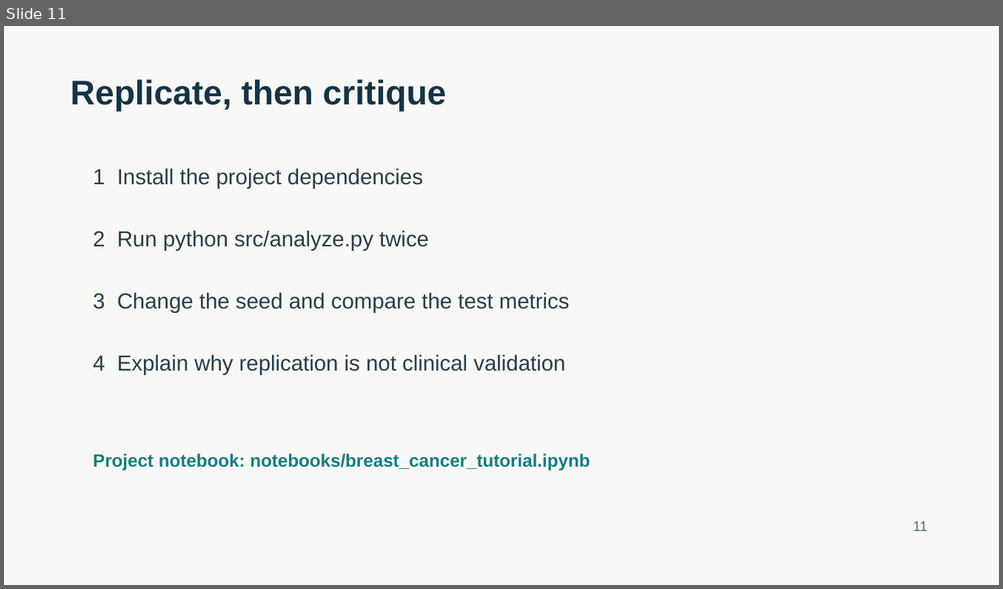
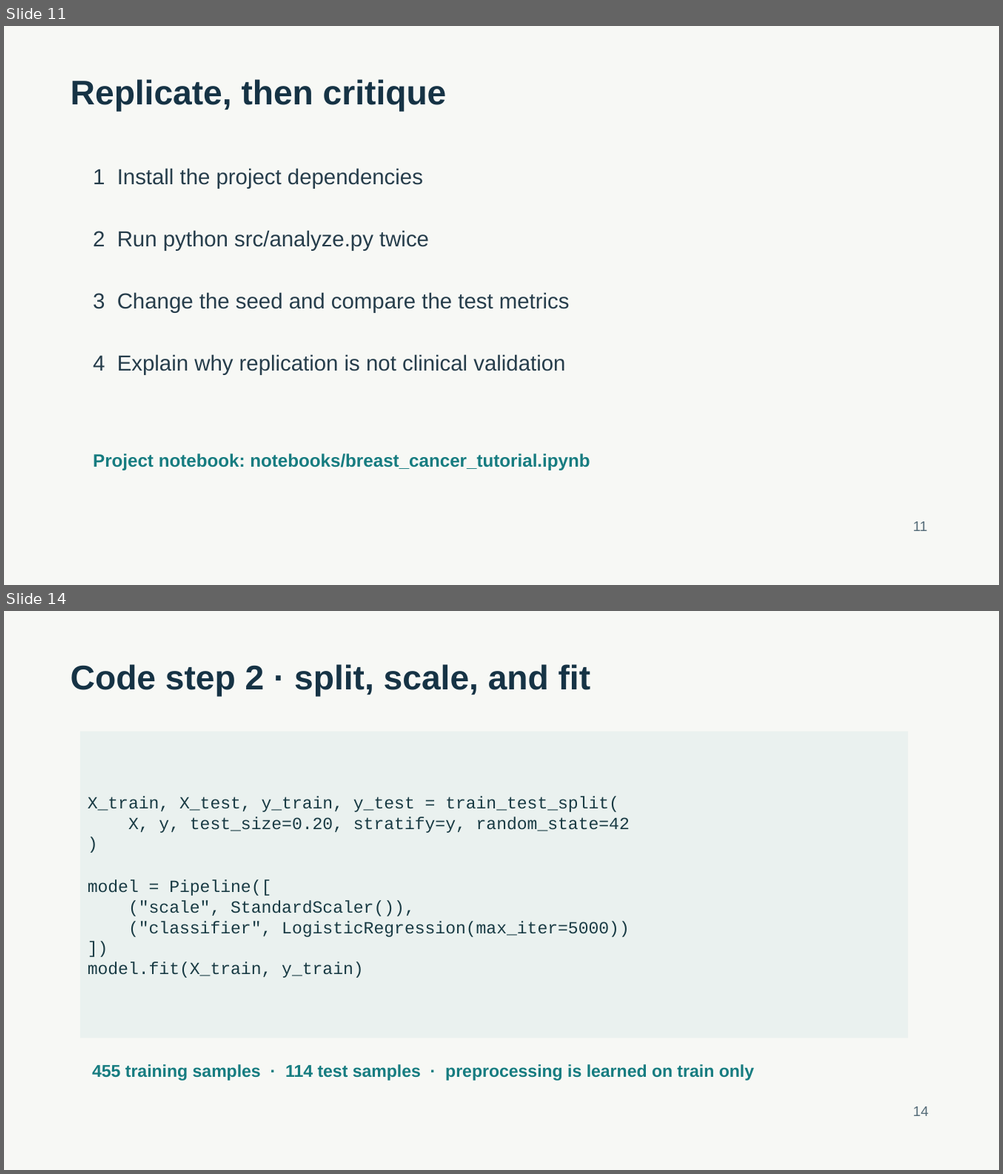
Before and after one commit to vivek0586/AI_In_Healthcare_Project, a slide deck: presentation/breast_cancer_ml_tutorial.pptx. Shown one above the other, each under a label of ours: slide 11 before the commit, slides 11 and 14 after it; the slides between them are not shown. The pictures are 1003x589 and 1003x1174 pixels, drawn with LibreOffice and Linux fonts; fonts in the diff are those of the drawing. Boxes give left, top, right and bottom in pixels: in the first picture for what was removed or moved away, otherwise in the second. Text is boxed around its words. In the diff, an @@ line names an element or a change of style, - is before the commit and + after.

```diff
--- a/presentation/breast_cancer_ml_tutorial.pptx
+++ b/presentation/breast_cancer_ml_tutorial.pptx
@@ slide 14 added at box(4, 611, 999, 1170), background #F7F8F5 @@
@@ text added at box(71, 664, 591, 697), 33 pt, text #163345, bold @@
+Code step 2 · split, scale, and fit
@@ rectangle added at box(80, 731, 908, 1038), fill #EAF1EF, 16.5 pt, text #183A43 @@
+X_train, X_test, y_train, y_test = train_test_split(
+X, y, test_size=0.20, stratify=y, random_state=42
+)
+model = Pipeline([
+("scale", StandardScaler()),
+("classifier", LogisticRegression(max_iter=5000))
+])
+model.fit(X_train, y_train)
@@ text added at box(92, 1065, 754, 1081), 16.5 pt, text #167C80, bold @@
+455 training samples · 114 test samples · preprocessing is learned on train only
@@ text added at box(913, 1107, 928, 1116), 13.5 pt, text #536A77 @@
+14
```
Also in this commit, not shown: 6 other slides added, 1 other file.
